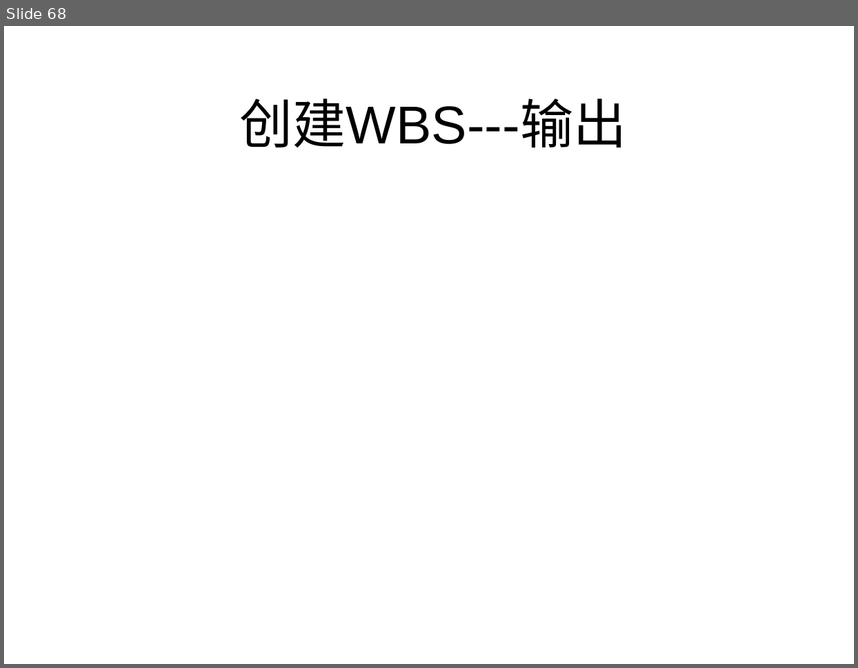
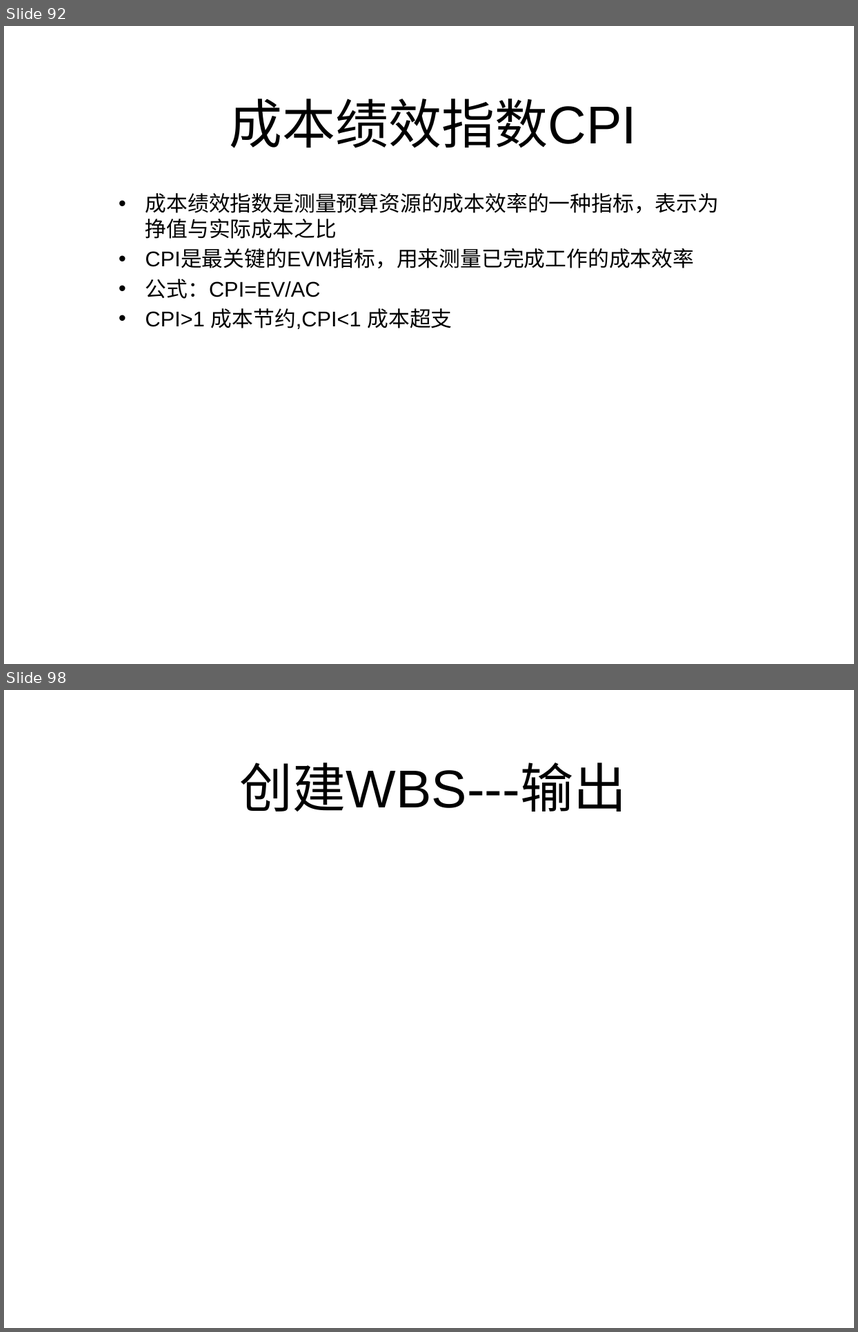
Before and after one commit to lipeiyu26/myStudy, a slide deck: springboot/SpringBoot-redis/src/main/resources/ppt/项目管理.pptx. Shown one above the other, each under a label of ours: slide 68 before the commit, slides 92 and 98 after it; the slides between them are not shown. The pictures are 858x668 and 858x1332 pixels, drawn with LibreOffice and Linux fonts; fonts in the diff are those of the drawing. Boxes give left, top, right and bottom in pixels: in the first picture for what was removed or moved away, otherwise in the second. Text is boxed around its words. In the diff, an @@ line names an element or a change of style, - is before the commit and + after.

```diff
--- a/springboot/SpringBoot-redis/src/main/resources/ppt/项目管理.pptx
+++ b/springboot/SpringBoot-redis/src/main/resources/ppt/项目管理.pptx
@@ slide 92 added at [4,26,854,664], background #FFFFFF @@
@@ title added at [230,98,637,148], 45 pt, text #000000 @@
+成本绩效指数CPI
@@ subtitle added at [145,193,720,329], 18 pt, text #000000 @@
+• 成本绩效指数是测量预算资源的成本效率的一种指标，表示为挣值与实际成本之比
+• CPI是最关键的EVM指标，用来测量已完成工作的成本效率
+• 公式：CPI=EV/AC
+• CPI>1 成本节约,CPI<1 成本超支
@@ what was slide 68 is now slide 98 @@
```
Also in this commit, not shown: 33 other slides added.
